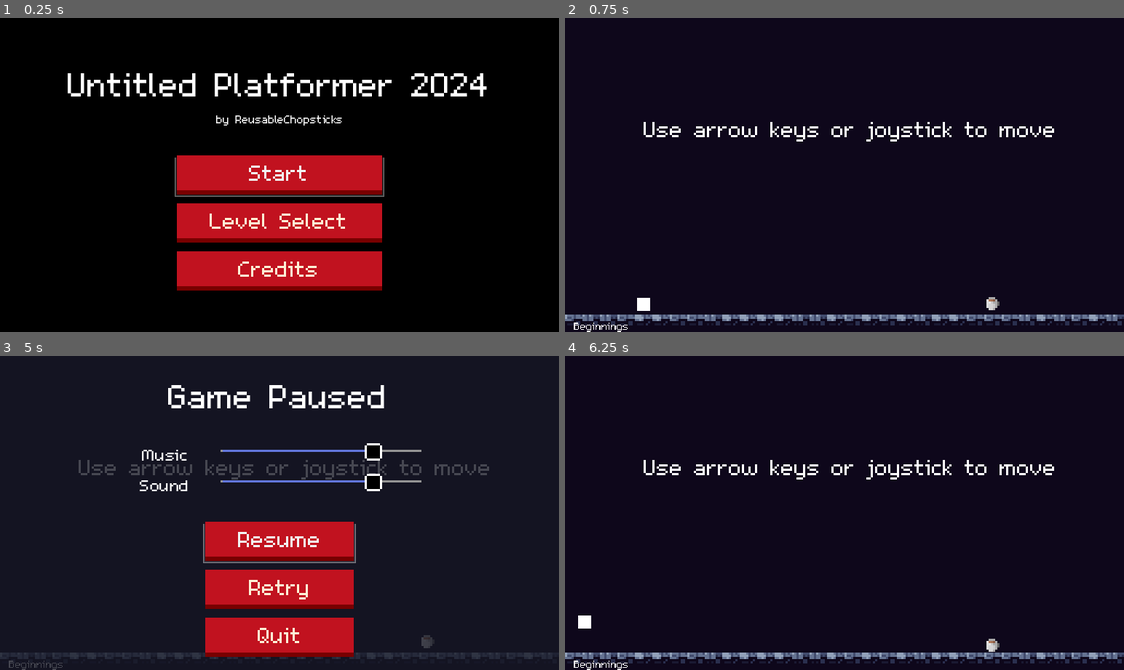
Above: before the commit, frames 1-4 (two rows, left to right).
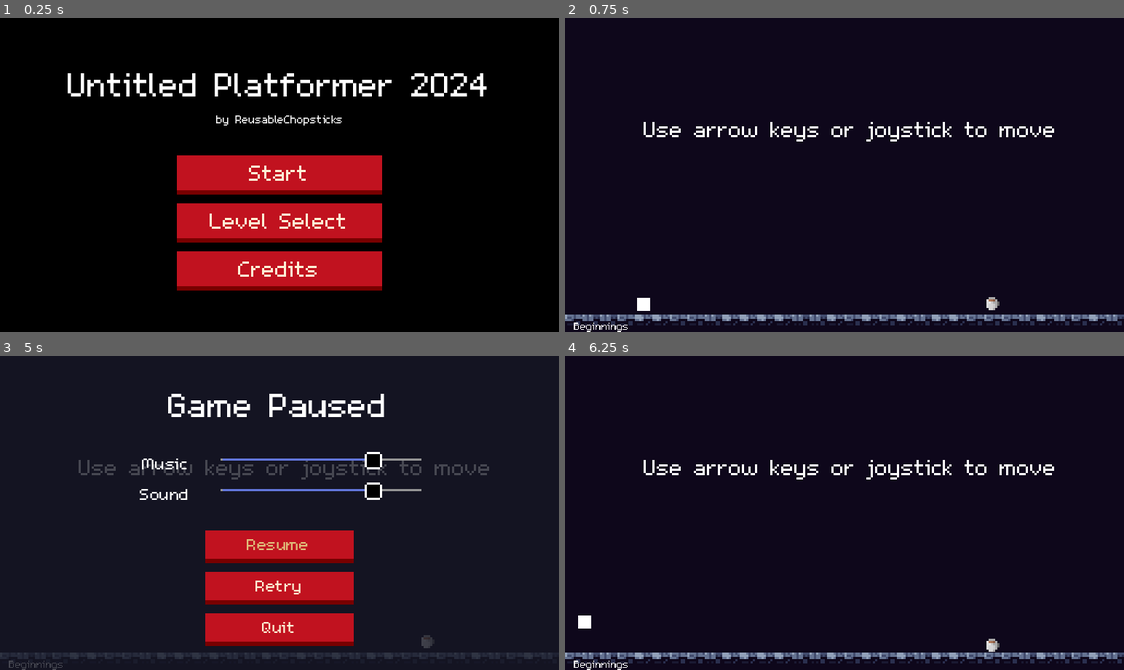
Above: after the commit, the same moments.

Repository: ReusableChopsticks/Platformer2024
Game: Godot game, scene res://scenes/levels/game_manager.tscn
Same seed, same stepped clock (60 frames per second), same inputs: the game is played once before the commit and once after it.
Inputs:
- Up to frame 1 (0.25 s): no input
- Up to frame 2 (0.75 s): click "Start" at 0.5 s
- Up to frame 3 (5 s): tap Enter at 1.25 s; hold Right (right) 1.28-2.78 s; tap Z (dash) every 0.75 s from 1.35 to 4.35 s; tap Up (jump) at 1.52, 2.27, 3.77, 4.52 s; hold Left (left) 2.78-3.53 s; hold Right (right) from 3.53 s (still down); tap Escape (ui_cancel) at 4.9 s
- Up to frame 4 (6.25 s): release Right (right) at 5 s; click "Retry" at 5 s; hold Left (left) from 5.78 s (still down); tap Z (dash) at 5.85 s; tap Up (jump) at 6.02 s

The runs differ from the first frame. In frame 1, 0.4% of the frame differs, in the area x 31-69%, y 44-57%; in frame 2, nothing differs; in frame 3, 7.9%, in the area x 25-76%, y 9-96%; in frame 4, nothing differs.

Commit message:
even better button theme and ui screen updates

Diff:
--- a/scenes/UI/level_select_screen.gd
+++ b/scenes/UI/level_select_screen.gd
@@ -65,8 +65,3 @@
 
 func _on_back_button_pressed():
 	back_pressed.emit()
-
-
-
-func _on_tree_item_activated():
-	print("woe is me")
--- a/scenes/UI/level_select_screen.tscn
+++ b/scenes/UI/level_select_screen.tscn
@@ -60,5 +60,4 @@
 
 [connection signal="visibility_changed" from="." to="." method="_on_visibility_changed"]
 [connection signal="button_clicked" from="MarginContainer/VBoxContainer/Tree" to="." method="_on_tree_button_clicked"]
-[connection signal="item_activated" from="MarginContainer/VBoxContainer/Tree" to="." method="_on_tree_item_activated"]
 [connection signal="pressed" from="MarginContainer/VBoxContainer/BackButton" to="." method="_on_back_button_pressed"]
--- a/scenes/UI/main_menu.gd
+++ b/scenes/UI/main_menu.gd
@@ -1,17 +1,20 @@
 extends CanvasLayer
 
 var lvl_select = preload("res://scenes/UI/level_select_screen.tscn")
+
+var first_input := true
 
 signal start_pressed
 signal level_select_pressed
 signal credits_pressed
 
-func _ready():
-	focus()
+func _input(event):
+	if first_input:
+		focus()
+		first_input = false
 
 func focus():
 	%StartButton.grab_focus()
-
 
 func _on_start_button_pressed():
 	#AudioManager.clair_de_lune.play()
--- a/scenes/UI/pause_menu.tscn
+++ b/scenes/UI/pause_menu.tscn
@@ -84,18 +84,21 @@
 layout_mode = 2
 focus_neighbor_top = NodePath("../../../GridContainer/SoundSlider")
 focus_neighbor_bottom = NodePath("../RetryButton")
+theme_override_font_sizes/font_size = 12
 text = "Resume"
 
 [node name="RetryButton" type="Button" parent="MarginContainer/VBoxContainer/MarginContainer/VBoxContainer"]
 layout_mode = 2
 focus_neighbor_top = NodePath("../ResumeButton")
 focus_neighbor_bottom = NodePath("../QuitButton")
+theme_override_font_sizes/font_size = 12
 text = "Retry"
 
 [node name="QuitButton" type="Button" parent="MarginContainer/VBoxContainer/MarginContainer/VBoxContainer"]
 layout_mode = 2
 focus_neighbor_top = NodePath("../RetryButton")
 focus_neighbor_bottom = NodePath("../../../GridContainer/MusicSlider")
+theme_override_font_sizes/font_size = 12
 text = "Quit
 "
 
--- a/themes/main_theme.tres
+++ b/themes/main_theme.tres
@@ -5,17 +5,7 @@
 [ext_resource type="Texture2D" uid="uid://gp7kmo6luxtn" path="res://scenes/UI/arrow_down.png" id="3_ghj6y"]
 [ext_resource type="Texture2D" uid="uid://lvcgmddli4g0" path="res://scenes/UI/arrow_right.png" id="4_24cb6"]
 
-[sub_resource type="StyleBoxFlat" id="StyleBoxFlat_thusx"]
-bg_color = Color(1, 1, 1, 0)
-draw_center = false
-border_width_left = 1
-border_width_right = 1
-border_width_bottom = 1
-border_color = Color(1, 1, 1, 0.529412)
-border_blend = true
-expand_margin_left = 1.0
-expand_margin_right = 1.0
-expand_margin_bottom = 3.0
+[sub_resource type="StyleBoxEmpty" id="StyleBoxEmpty_f2t5v"]
 
 [sub_resource type="StyleBoxFlat" id="StyleBoxFlat_la8ui"]
 content_margin_bottom = 6.0
@@ -200,8 +190,12 @@
 
 [resource]
 Button/colors/font_color = Color(0.992157, 0.941176, 0.835294, 1)
+Button/colors/font_focus_color = Color(0.873376, 0.746386, 0.482638, 1)
+Button/colors/font_hover_color = Color(0.992157, 0.941176, 0.835294, 1)
+Button/colors/font_hover_pressed_color = Color(0.873376, 0.746386, 0.482638, 1)
+Button/colors/font_pressed_color = Color(0.992157, 0.941176, 0.835294, 1)
 Button/font_sizes/font_size = 16
-Button/styles/focus = SubResource("StyleBoxFlat_thusx")
+Button/styles/focus = SubResource("StyleBoxEmpty_f2t5v")
 Button/styles/hover = SubResource("StyleBoxFlat_la8ui")
 Button/styles/normal = SubResource("StyleBoxFlat_xnd05")
 Button/styles/pressed = SubResource("StyleBoxFlat_il587")
--- /dev/null
+++ b/themes/old_button_focus_highlight.tres
@@ -0,0 +1,13 @@
+[gd_resource type="StyleBoxFlat" format=3 uid="uid://b088ybqsw0j7f"]
+
+[resource]
+bg_color = Color(1, 1, 1, 0)
+draw_center = false
+border_width_left = 1
+border_width_right = 1
+border_width_bottom = 1
+border_color = Color(1, 1, 1, 0.529412)
+border_blend = true
+expand_margin_left = 1.0
+expand_margin_right = 1.0
+expand_margin_bottom = 3.0
